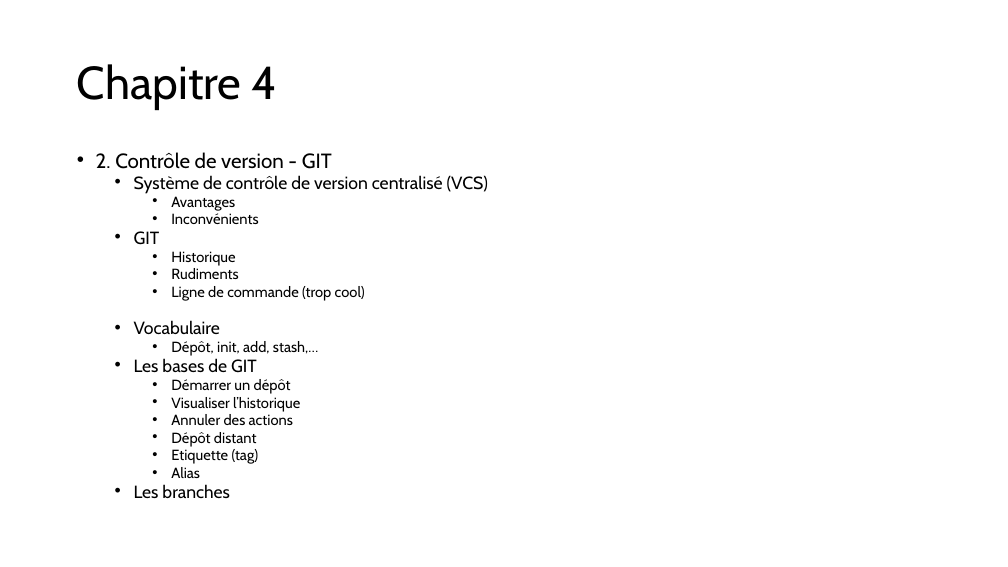
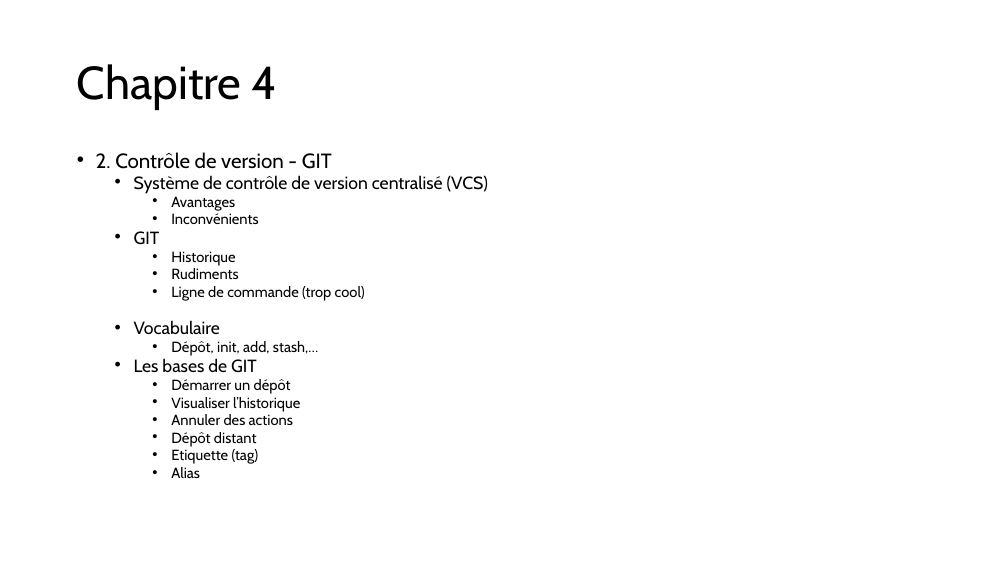
Before and after one commit to LJKhnor/Chapitre-4, a slide deck: slide 5 of Chapitre 4.pptx. Drawn at 1008x567 pixels with LibreOffice and Linux fonts; fonts in the diff are those of the drawing. Boxes give left, top, right and bottom in pixels: in the first picture for what was removed or moved away, otherwise in the second. Text is boxed around its words. In the diff, an @@ line names an element or a change of style, - is before the commit and + after.

```diff
--- a/Chapitre 4.pptx
+++ b/Chapitre 4.pptx
@@ text at [134, 484, 230, 498]: paragraph removed @@
-  • Les branches
```
Also in this commit, not shown: 4 other slides changed, 2 slides added, 1 other file.
